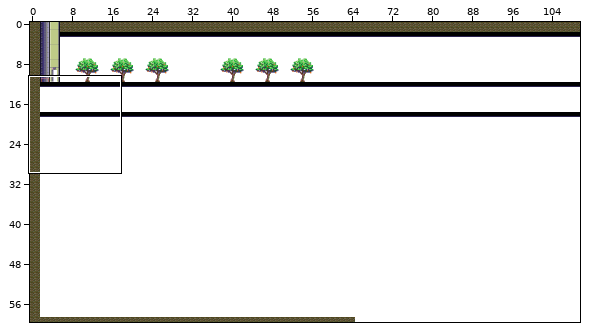
Tiled map -- resources/maps/level4.tmx. The first picture is a wide view before the edit; the outline marks the close-up.
Close-up. Old version:
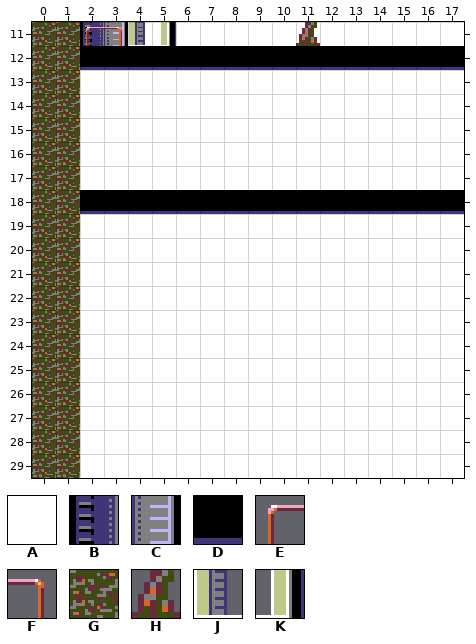
Cells are 16x16 px. Shown: x 0..17, y 11..29. The commit also changed other parts of the map, which this record leaves out.
Key: from "level0": A 0, B 8, C 9, D 19, E 24, F 25, G 39, H 76, J 112, K 113.
_ is an empty cell, # one hidden under a higher layer.
Layer "Full Background" before, first column x 0:
11 GGBCAAAAAAAAAAAAAA
12 GGDDDDDDDDDDDDDDDD
13 GGAAAAAAAAAAAAAAAA
14 GGAAAAAAAAAAAAAAAA
15 GGAAAAAAAAAAAAAAAA
16 GGAAAAAAAAAAAAAAAA
17 GGAAAAAAAAAAAAAAAA
18 GG################
19 GGAAAAAAAAAAAAAAAA
20 GGAAAAAAAAAAAAAAAA
21 GGAAAAAAAAAAAAAAAA
22 GGAAAAAAAAAAAAAAAA
23 GGAAAAAAAAAAAAAAAA
24 GGAAAAAAAAAAAAAAAA
25 GGAAAAAAAAAAAAAAAA
26 GGAAAAAAAAAAAAAAAA
27 GGAAAAAAAAAAAAAAAA
28 GGAAAAAAAAAAAAAAAA
29 GGAAAAAAAAAAAAAAAA
Layer "Partial Background" before, first column x 0:
11 ____J_____________
12 __________________
13 __________________
14 __________________
15 __________________
16 __________________
17 __________________
18 __DDDDDDDDDDDDDDDD
19 __________________
20 __________________
21 __________________
22 __________________
23 __________________
24 __________________
25 __________________
26 __________________
27 __________________
28 __________________
29 __________________
After:
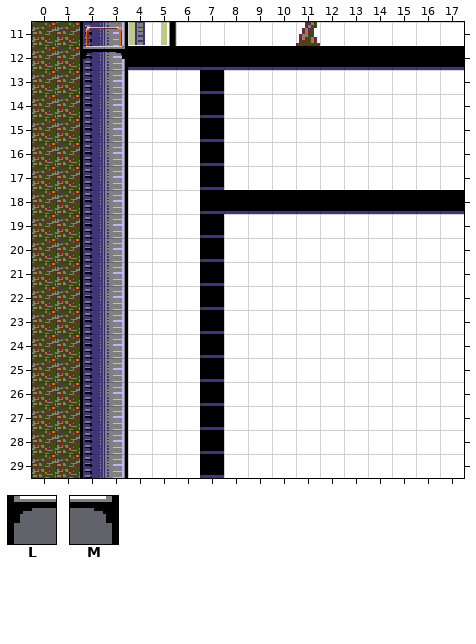
Further tiles: from "level0": L 40, M 41.
The exact change:
Changed rows in their new state; . is an unchanged cell.
Layer "Full Background":
first column x 2:
12 BC....
13 BC...D
14 BC...D
15 BC...D
16 BC...D
17 BC...D
18 BC....
19 BC...D
20 BC...D
21 BC...D
22 BC...D
23 BC...D
24 BC...D
25 BC...D
26 BC...D
27 BC...D
28 BC...D
29 BC...D
Layer "Partial Background":
first column x 2:
18 _____
Layer "Foreground":
first column x 2:
12 LM
Changed places in both close-ups, as pixel boxes (x1, y1, x2, y2):
changed: (80, 46, 224, 478)
